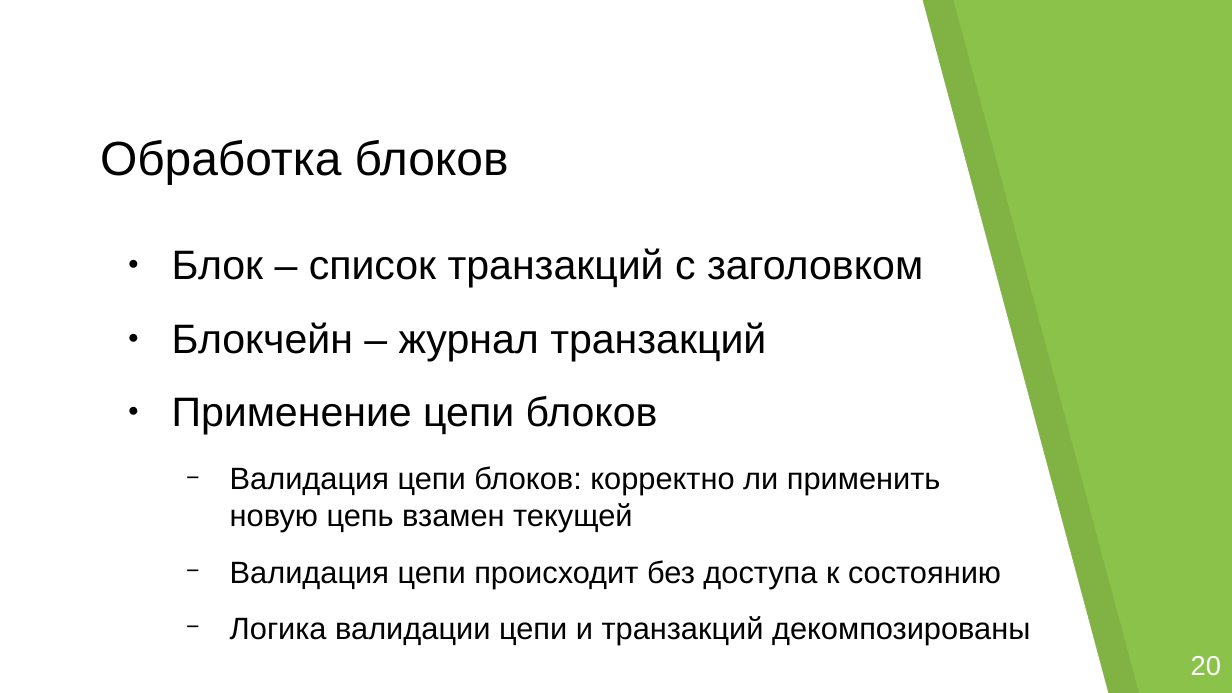
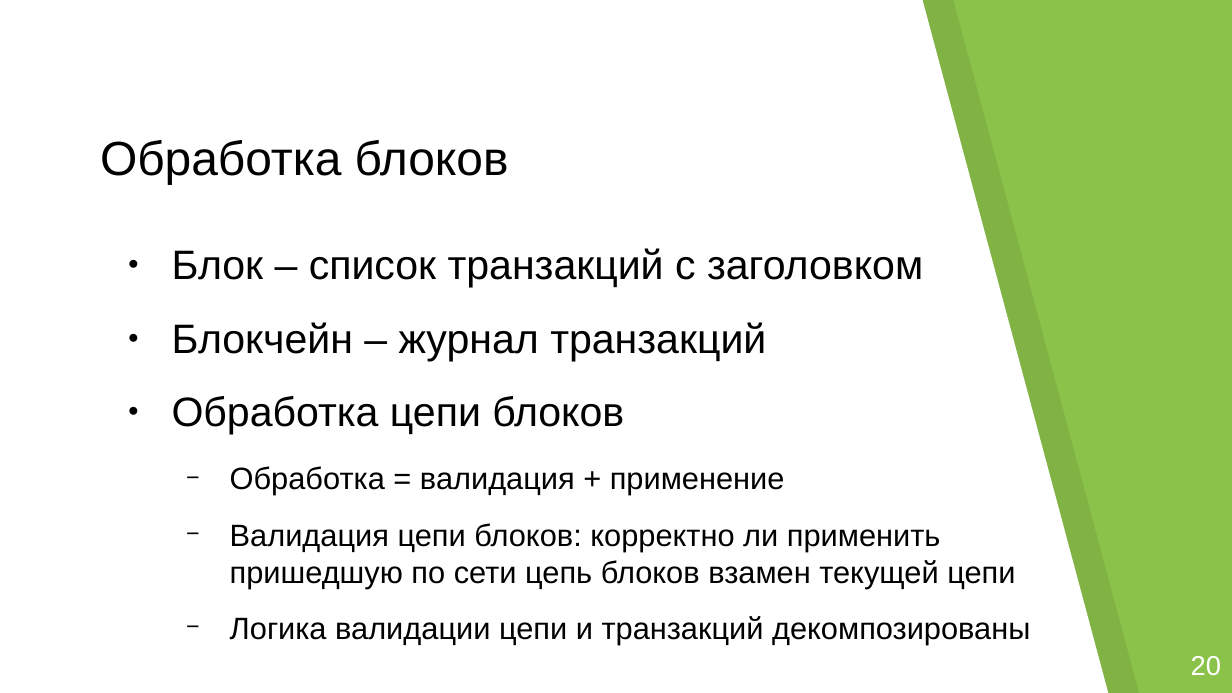
Before and after one commit to georgeee/itmo-master-thesis, a slide deck: slide 12 of presentation.odp (slide 13 before the commit). Drawn at 1232x693 pixels with LibreOffice and Linux fonts; fonts in the diff are those of the drawing; background and template pictures are left out. Boxes give left, top, right and bottom in pixels: in the first picture for what was removed or moved away, otherwise in the second. Text is boxed around its words. In the diff, an @@ line names an element or a change of style, - is before the commit and + after.

```diff
--- a/presentation.odp
+++ b/presentation.odp
@@ text at <box>172,396,1015,588</box>: text changed @@
-● Применение цепи блоков
-  − Валидация цепи блоков: корректно ли применить новую цепь взамен текущей
-  − Валидация цепи происходит без доступа к состоянию
+● Обработка цепи блоков
+  − Обработка = валидация + применение
+  − Валидация цепи блоков: корректно ли применить пришедшую по сети цепь блоков взамен текущей цепи
```
Also in this commit, not shown: 3 other slides changed, 1 other file.
